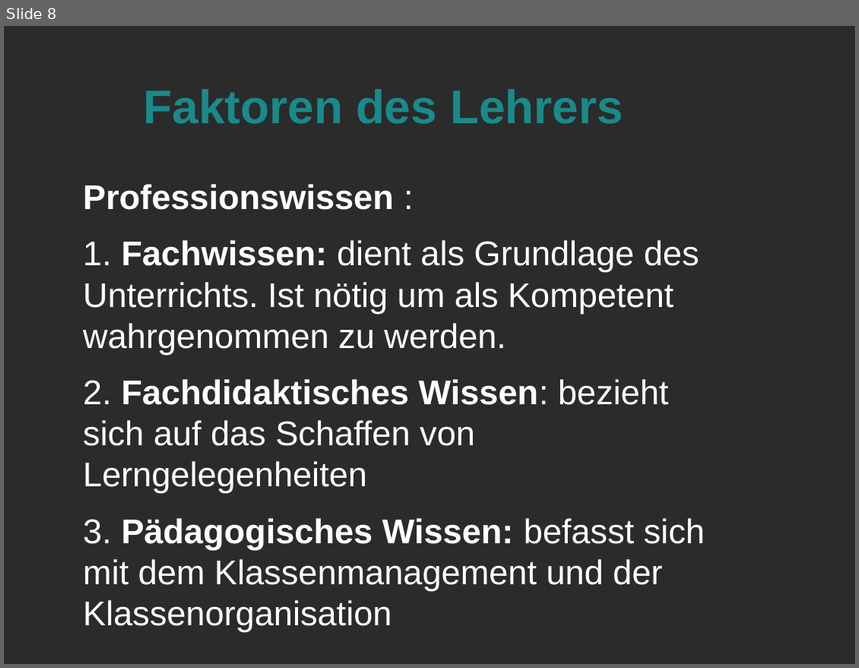
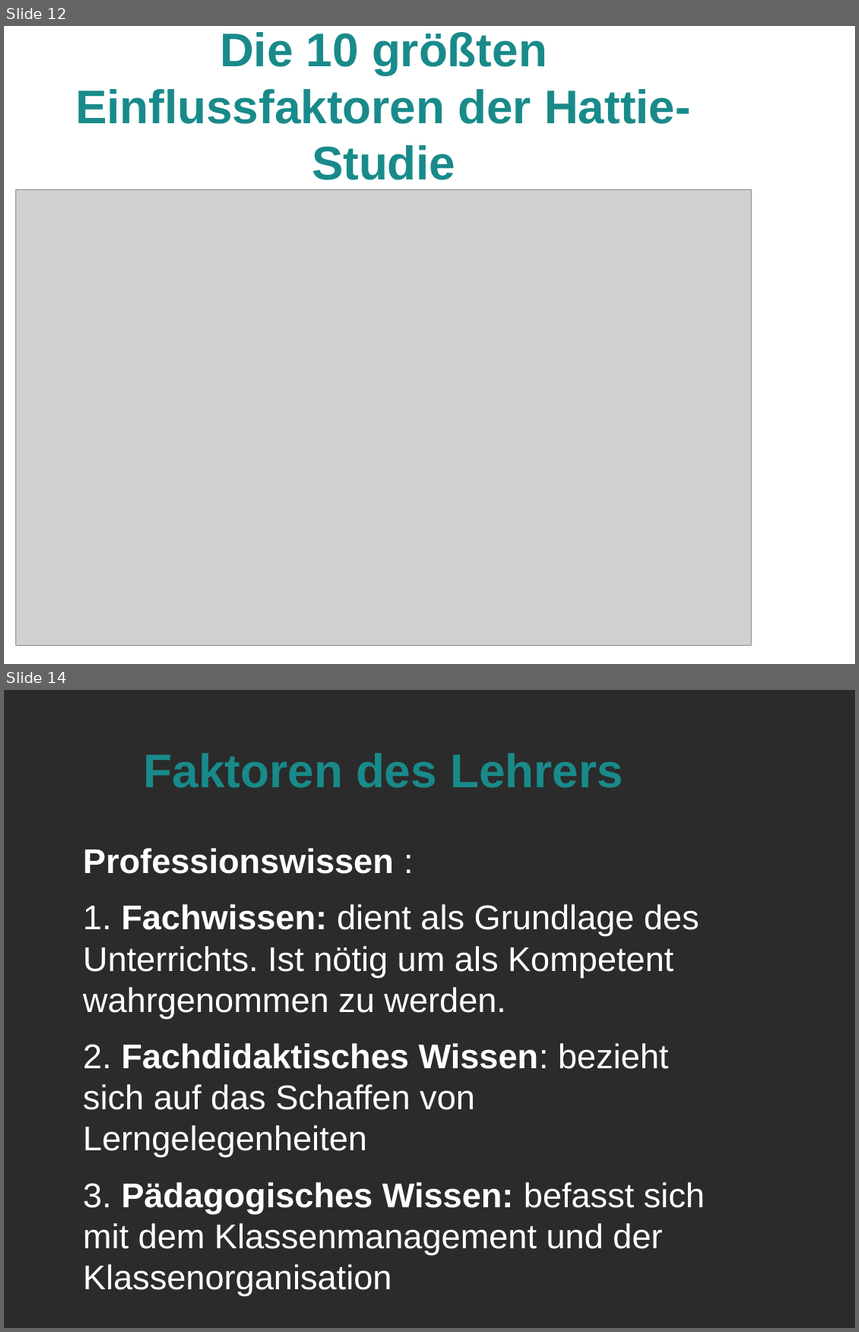
Before and after one commit to LorenzMueller/SS19, a slide deck: Mathe Didaktik/Präsentation.odp. Shown one above the other, each under a label of ours: slide 8 before the commit, slides 12 and 14 after it; the slides between them are not shown. The pictures are 859x668 and 859x1332 pixels, drawn with LibreOffice and Linux fonts; fonts in the diff are those of the drawing; grey boxes stand for pictures; background and template pictures are left out; a plain dark background stands for a picture behind light text. Boxes give left, top, right and bottom in pixels: in the first picture for what was removed or moved away, otherwise in the second. Text is boxed around its words. In the diff, an @@ line names an element or a change of style, - is before the commit and + after.

```diff
--- a/Mathe Didaktik/Präsentation.odp
+++ b/Mathe Didaktik/Präsentation.odp
@@ slide 12 added at [4,26,855,664], background picture (left out) @@
@@ title added at [75,32,691,180], 44 pt, text #198A8A, bold @@
+Die 10 größten Einflussfaktoren der Hattie-Studie
@@ picture added at [16,190,753,647] @@
@@ what was slide 8 is now slide 14 @@
```
Also in this commit, not shown: 1 slide changed, 8 other slides added, 1 slide removed, 4 other files.
